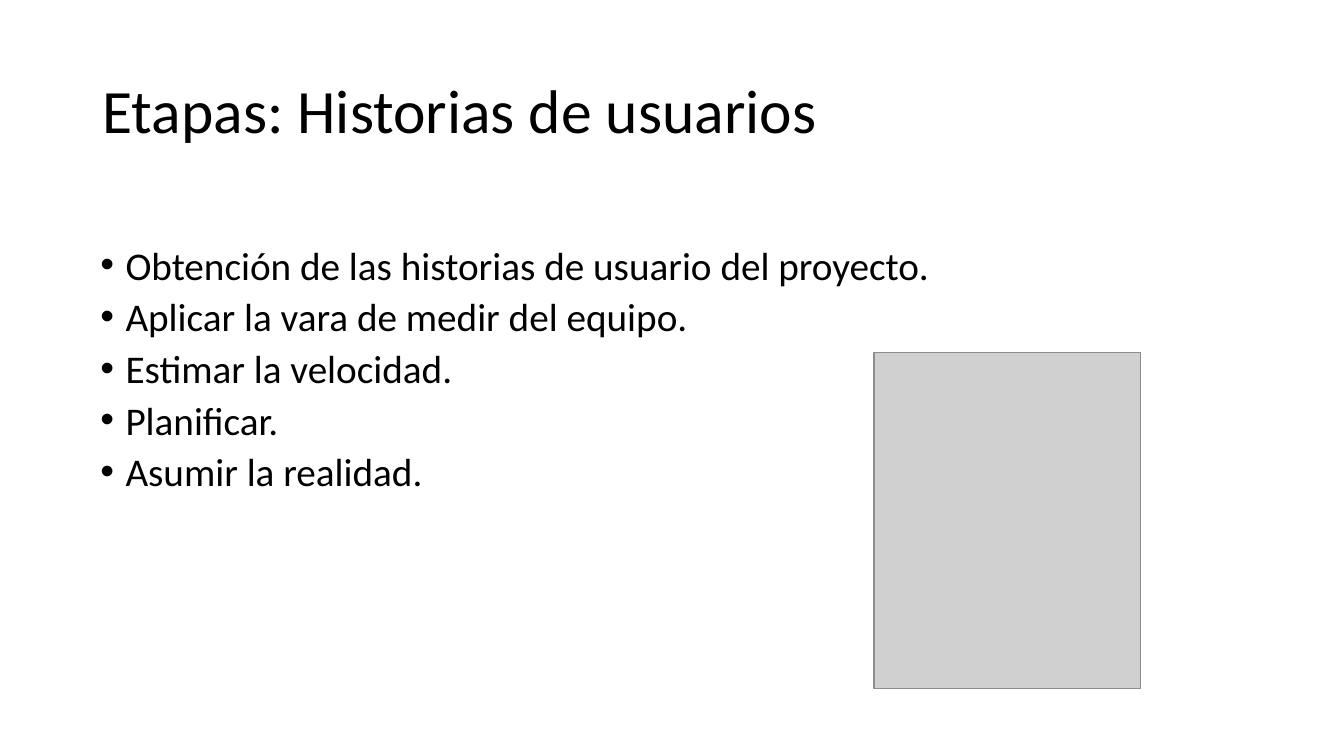
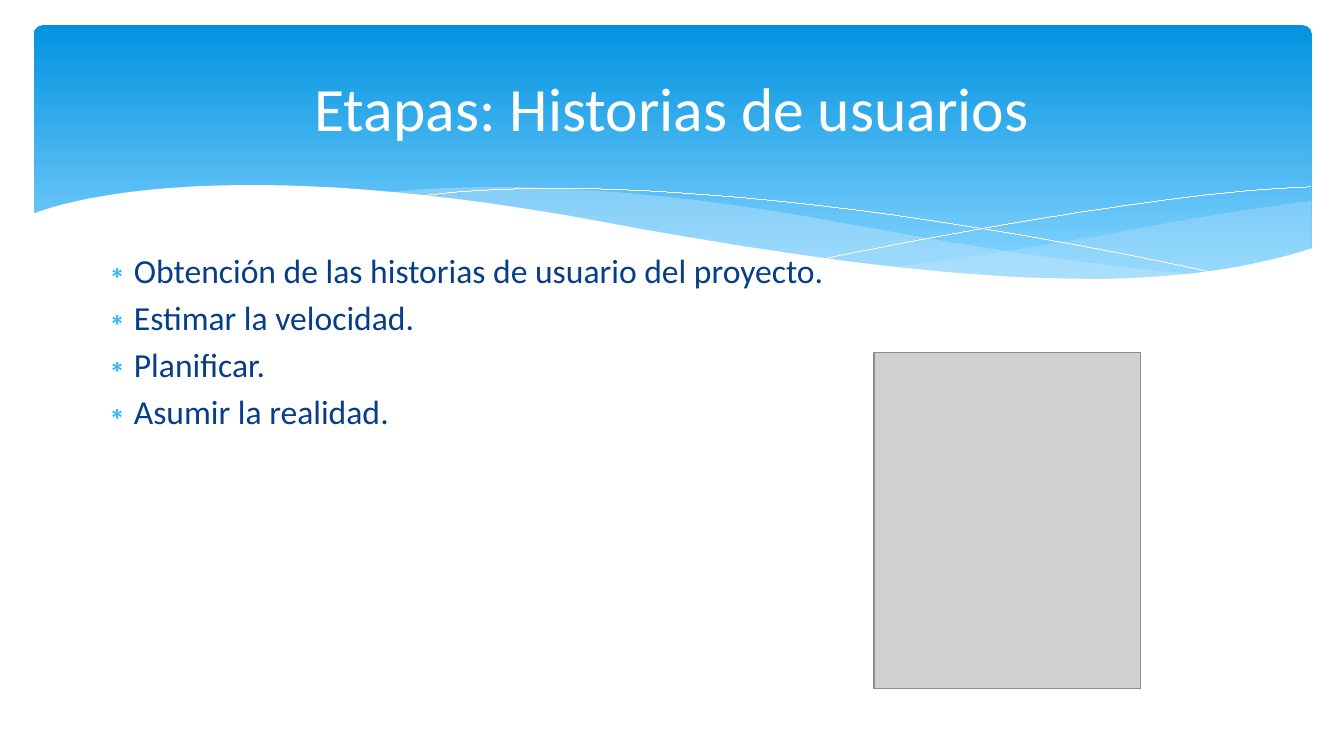
Before and after one commit to JulianAguilar/Equipo6AdminProy, a slide deck: slide 5 of Exposiciones/Puntos por historia de usuarioHVG.pptx (slide 6 before the commit). Drawn at 1344x756 pixels with LibreOffice and Linux fonts; fonts in the diff are those of the drawing; grey boxes stand for pictures. Boxes give left, top, right and bottom in pixels: in the first picture for what was removed or moved away, otherwise in the second. Text is boxed around its words. In the diff, an @@ line names an element or a change of style, - is before the commit and + after.

```diff
--- a/Exposiciones/Puntos por historia de usuarioHVG.pptx
+++ b/Exposiciones/Puntos por historia de usuarioHVG.pptx
@@ rounded rectangle added at (33,25,1312,297), fill gradient #0293E0 to #83D3FE @@
@@ title "Etapas: Historias de usuarios": place and size @@
-title "Etapas: Historias de usuarios" at (102,90,816,143)
+title "Etapas: Historias de usuarios" at (315,88,1028,141)
@@ title "Etapas: Historias de usuarios" at (315,88,1028,141): text colour #000000 to #FFFFFF; alignment left to centre; line spacing 0.9 to 1 @@
@@ group added at (31,186,1314,332): 5 freeform shapes @@
@@ text "Obtención de las historias de ..." at (134,256,823,425): size 28 to 24 pt, text colour #000000 to #073E87; bullet • to ∗; line spacing 0.8 to 1; less space between paragraphs @@
@@ text at (126,303,688,338): paragraph removed @@
-• Aplicar la vara de medir del equipo.
```
Also in this commit, not shown: 8 other slides changed, 3 slides added, 7 slides removed.
